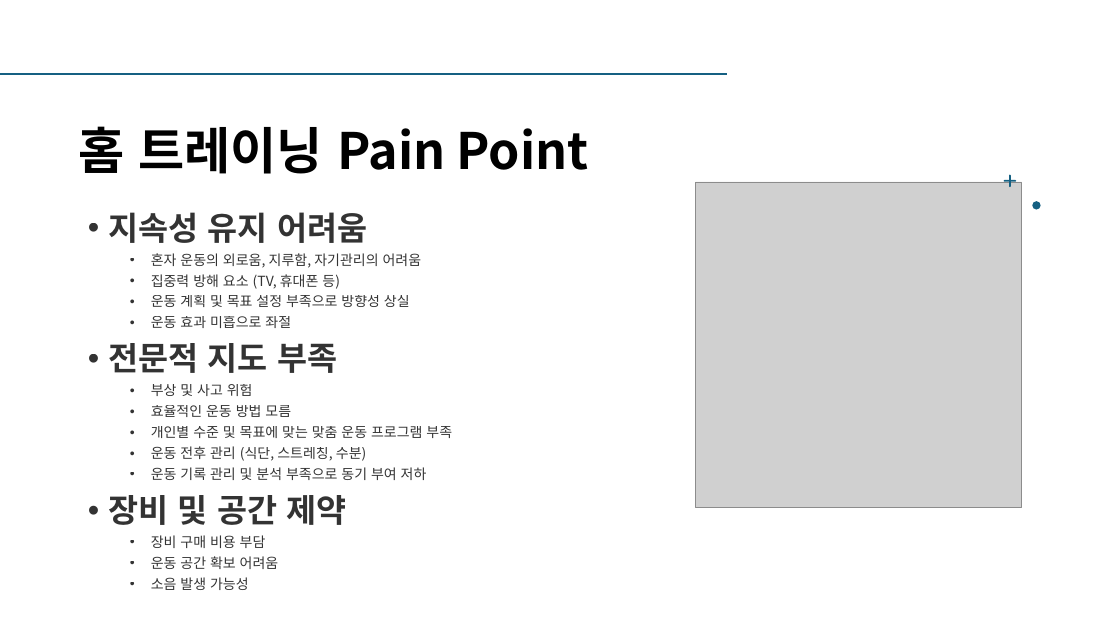
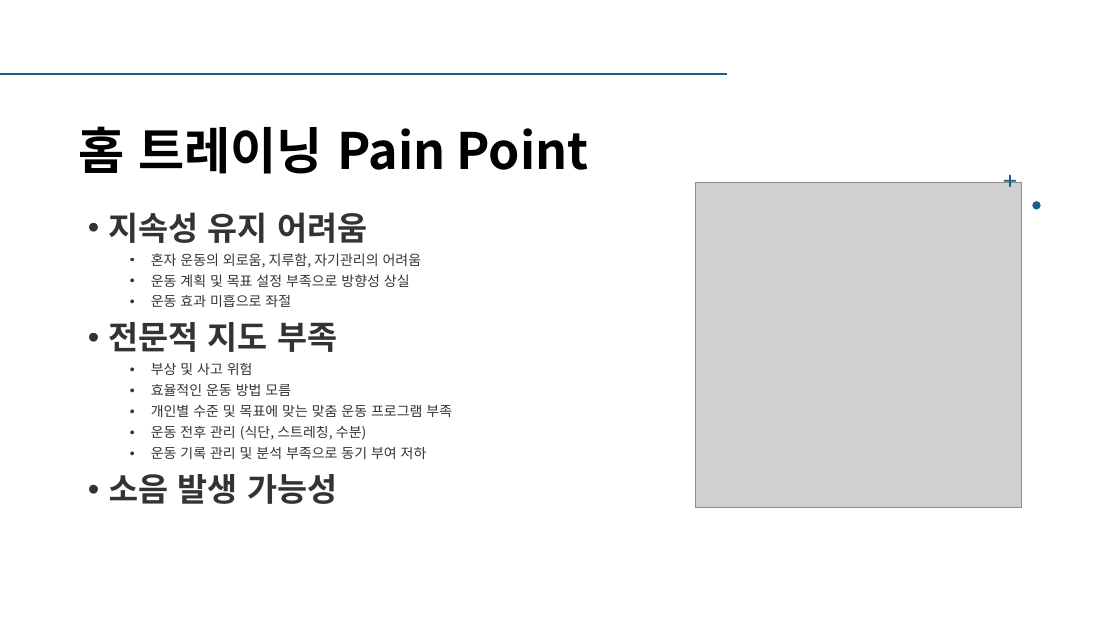
Before and after one commit to Brian-Hong-KR/Gymunity, a slide deck: slide 3 of Doc/프로젝트발표.pptx (slide 2 before the commit). Drawn at 1120x630 pixels with LibreOffice and Linux fonts; fonts in the diff are those of the drawing; grey boxes stand for pictures. Boxes give left, top, right and bottom in pixels: in the first picture for what was removed or moved away, otherwise in the second. Text is boxed around its words. In the diff, an @@ line names an element or a change of style, - is before the commit and + after.

```diff
--- a/Doc/프로젝트발표.pptx
+++ b/Doc/프로젝트발표.pptx
@@ text at <box>151,274,340,289</box>: paragraph removed @@
-  • 집중력 방해 요소 (TV, 휴대폰 등)
@@ text at <box>109,474,337,504</box>: size 12 to 28 pt, bold on in "소음 발생 가능성"; list level 2 to 1 in "소음 발생 가능성" @@
@@ text at <box>109,495,346,569</box>: paragraphs removed @@
-• 장비 및 공간 제약
-  • 장비 구매 비용 부담
-  • 운동 공간 확보 어려움
```
Also in this commit, not shown: 6 other slides changed, 2 slides added, 29 other files.
